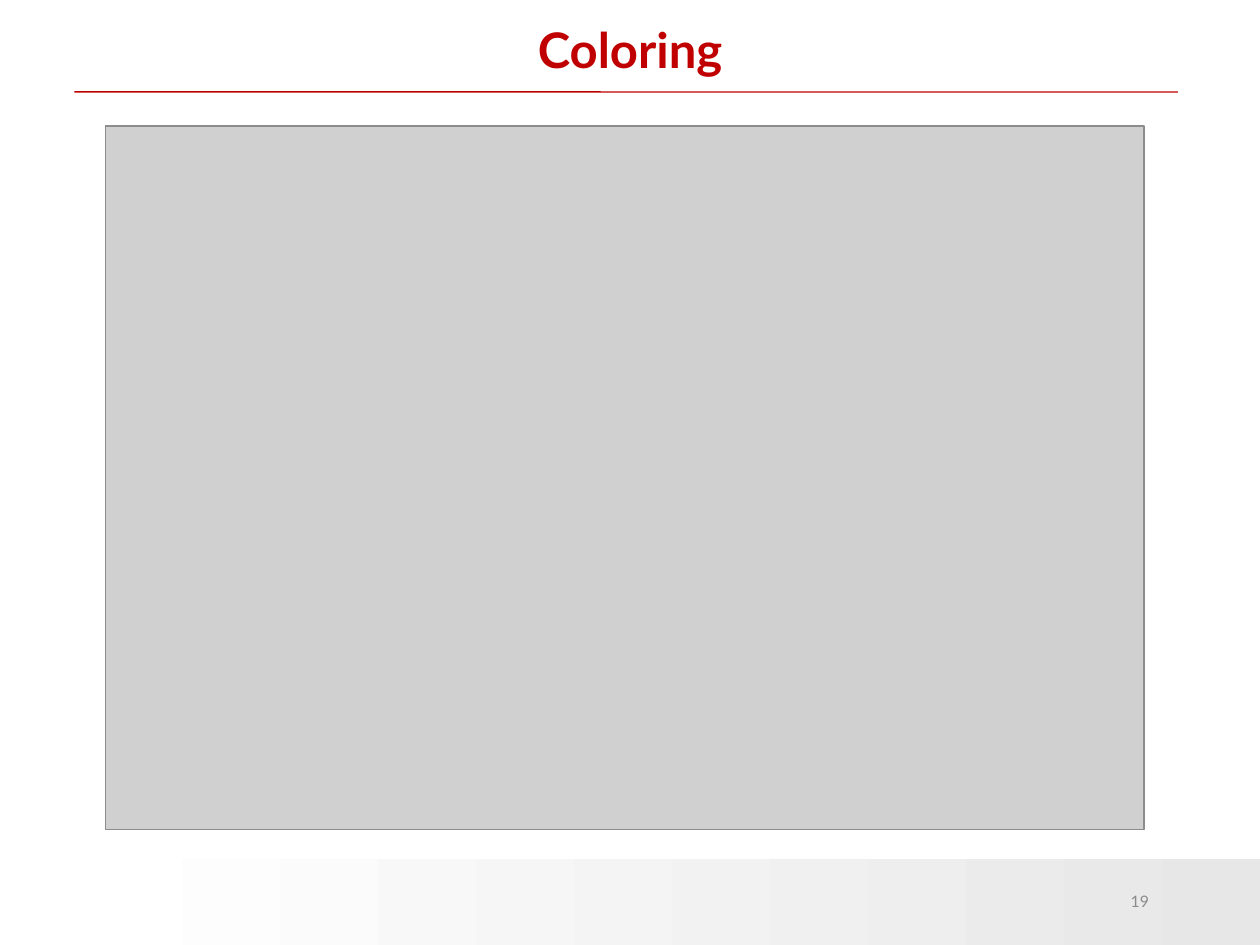
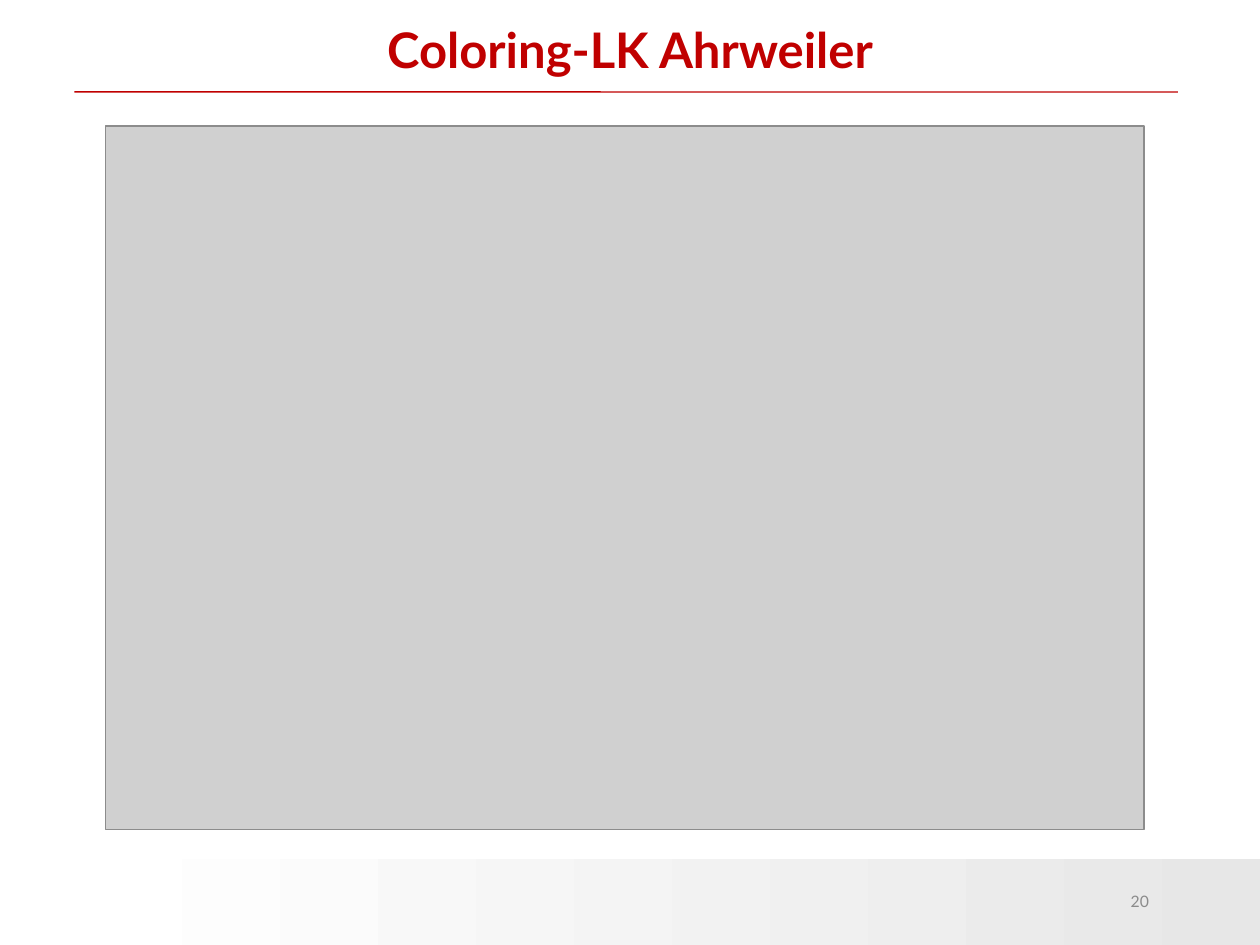
Before and after one commit to HuiranLiu/Long-distance-travel-human-mobility, a slide deck: slide 20 of Mobility_Levy.pptx (slide 19 before the commit). Drawn at 1260x945 pixels with LibreOffice and Linux fonts; fonts in the diff are those of the drawing; grey boxes stand for pictures; background and template pictures are left out. Boxes give left, top, right and bottom in pixels: in the first picture for what was removed or moved away, otherwise in the second. Text is boxed around its words. In the diff, an @@ line names an element or a change of style, - is before the commit and + after.

Commit message:
coloring added

```diff
--- a/Mobility_Levy.pptx
+++ b/Mobility_Levy.pptx
@@ title at (387, 31, 873, 77): text changed @@
-Coloring
+Coloring-LK Ahrweiler
@@ page number at (1131, 896, 1149, 907): text changed @@
-19
+20
```
Also in this commit, not shown: 1 other slide changed, 1 slide added.
